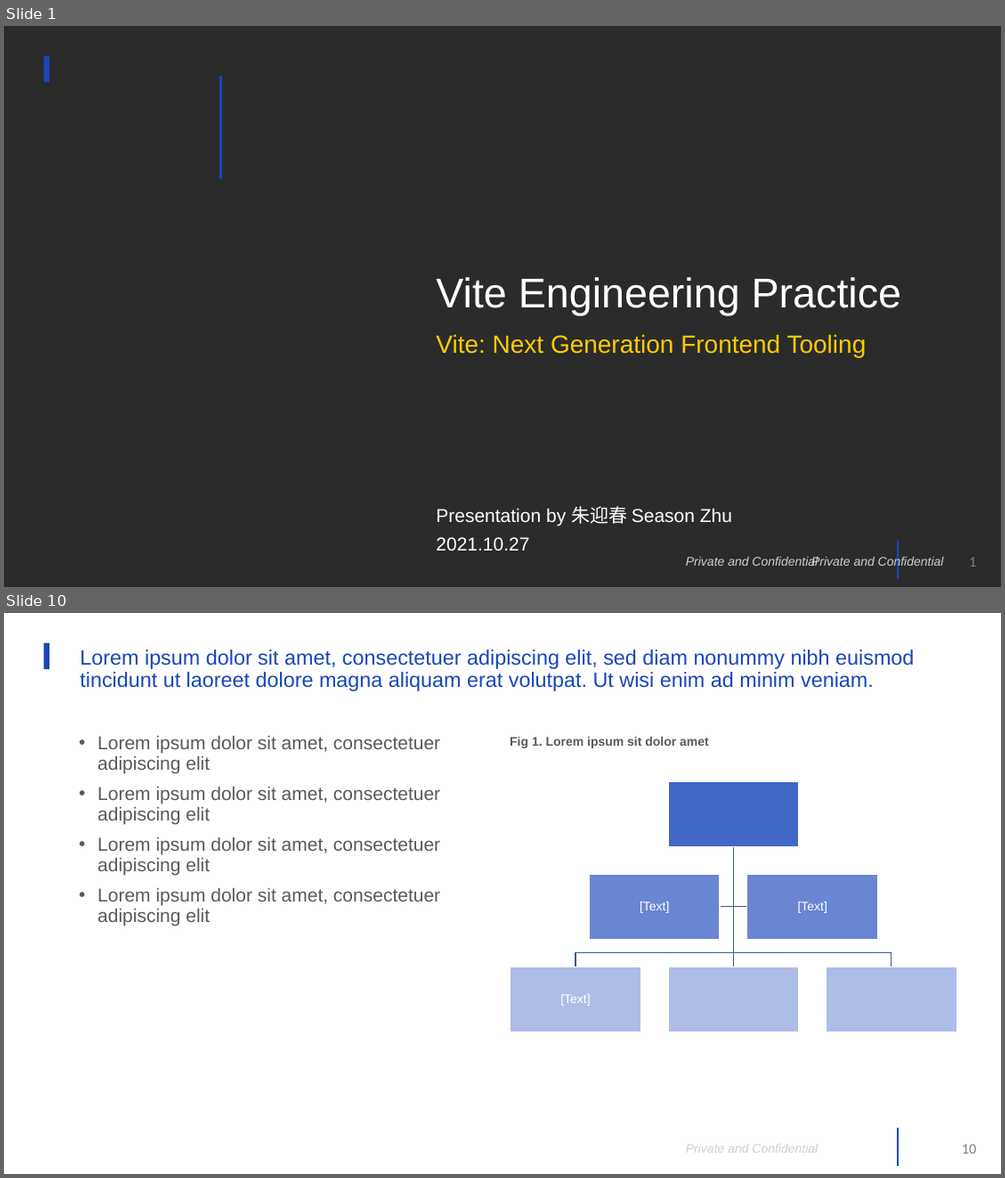
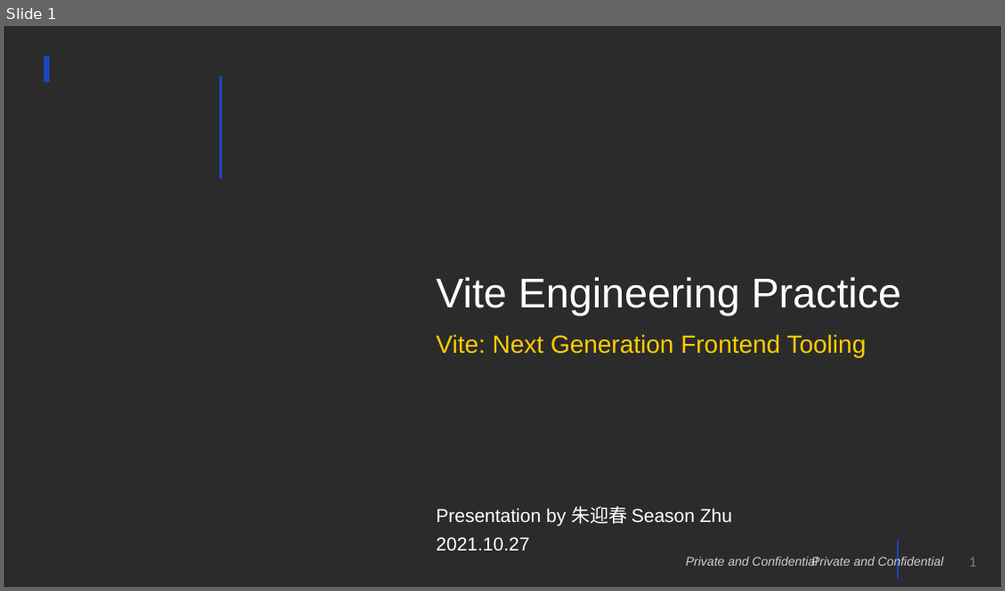
Before and after one commit to season19840122/Course, a slide deck: Vite2 项目工程化和原理剖析/Vite Engineering Practice.pptx. Shown one above the other, each under a label of ours: slides 1 and 10 before the commit, slide 1 after it; the slides between them are not shown. The pictures are 1005x1178 and 1005x591 pixels, drawn with LibreOffice and Linux fonts; fonts in the diff are those of the drawing; background and template pictures are left out; a plain dark background stands for a picture behind light text. Boxes give left, top, right and bottom in pixels: in the first picture for what was removed or moved away, otherwise in the second. Text is boxed around its words. In the diff, an @@ line names an element or a change of style, - is before the commit and + after.

```diff
--- a/Vite2 项目工程化和原理剖析/Vite Engineering Practice.pptx
+++ b/Vite2 项目工程化和原理剖析/Vite Engineering Practice.pptx
@@ slide 10 removed at <box>4,613,1001,1174</box>, background picture (left out); not listed: 4 template elements that a slide beside it also shows @@
@@ title removed at <box>80,649,914,691</box> @@
-Lorem ipsum dolor sit amet, consectetuer adipiscing elit, sed diam nonummy nibh euismod tincidunt ut laoreet dolore magna aliquam erat volutpat. Ut wisi enim ad minim veniam.
@@ text removed at <box>97,736,440,925</box> @@
-• Lorem ipsum dolor sit amet, consectetuer adipiscing elit
-• Lorem ipsum dolor sit amet, consectetuer adipiscing elit
-• Lorem ipsum dolor sit amet, consectetuer adipiscing elit
-• Lorem ipsum dolor sit amet, consectetuer adipiscing elit
@@ text removed at <box>510,737,709,748</box> @@
-Fig 1. Lorem ipsum sit dolor amet
@@ group removed at <box>510,781,957,1032</box>: 6 rectangles, 5 freeform shapes, 3 texts @@
-[Text]
-[Text]
-[Text]
```
Also in this commit, not shown: 1 slide changed, 21 slides added, 8 other slides removed, 39 other files.
